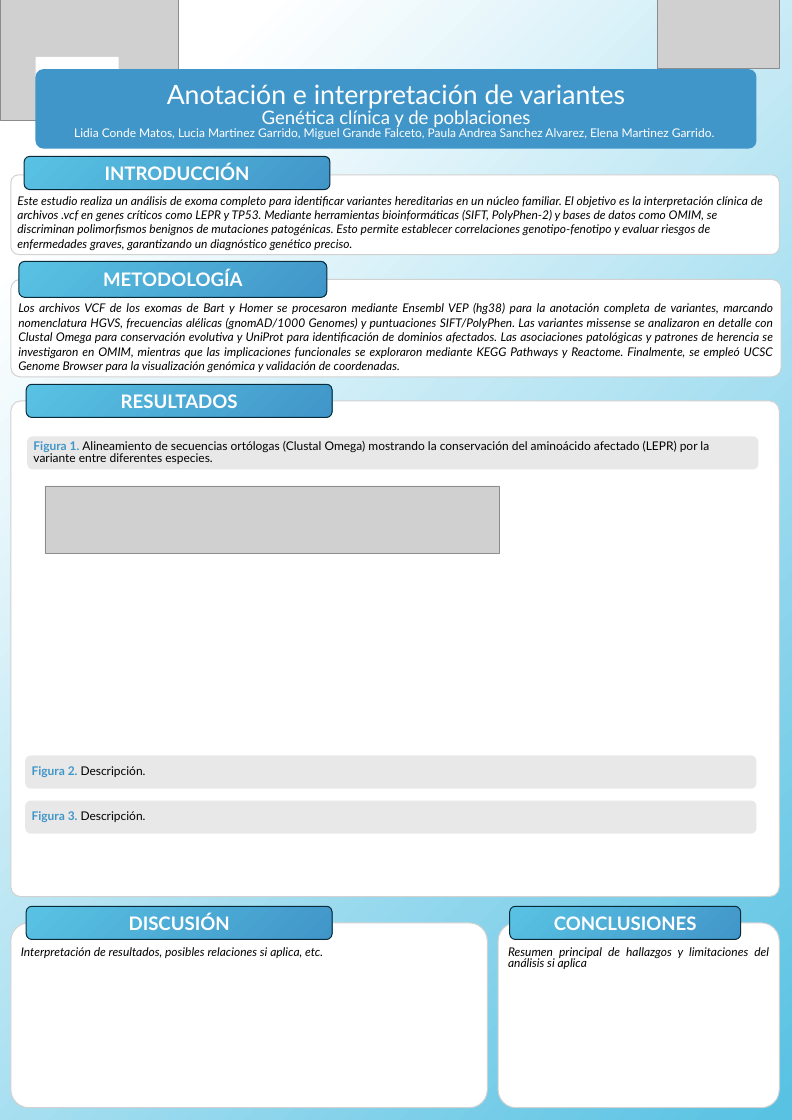
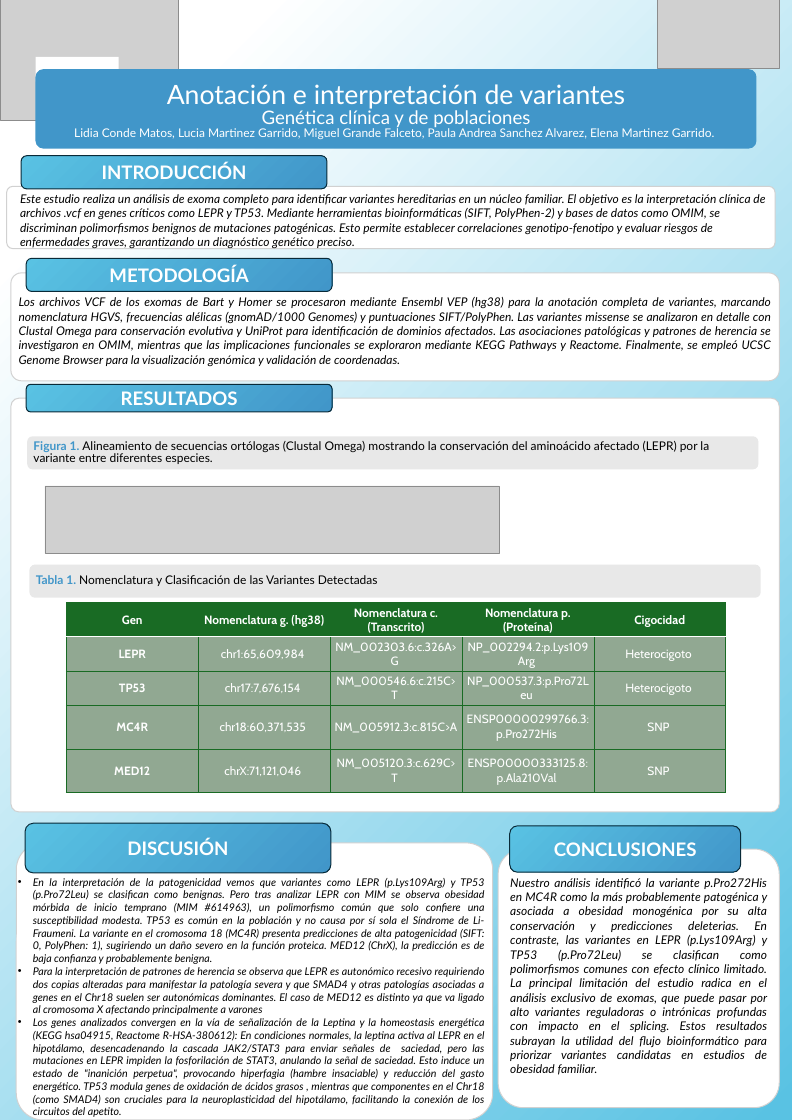
Before and after one commit to luciam99/Genetica-Actividad-3, a slide deck: slide 1 of Plantilla_poster_Bioinfo_4P_UNIR.pptx (slide 3 before the commit). Drawn at 792x1120 pixels with LibreOffice and Linux fonts; fonts in the diff are those of the drawing; grey boxes stand for pictures. Boxes give left, top, right and bottom in pixels: in the first picture for what was removed or moved away, otherwise in the second. Text is boxed around its words. In the diff, an @@ line names an element or a change of style, - is before the commit and + after.

```diff
--- a/Plantilla_poster_Bioinfo_4P_UNIR.pptx
+++ b/Plantilla_poster_Bioinfo_4P_UNIR.pptx
@@ rounded rectangle: place and size @@
-rounded rectangle at [11,175,780,255]
+rounded rectangle at [7,186,775,249]
@@ rounded rectangle "METODOLOGÍA": place and size @@
-rounded rectangle "METODOLOGÍA" at [19,262,327,298]
+rounded rectangle "METODOLOGÍA" at [26,258,332,291]
@@ rounded rectangle "Los archivos VCF de los ...": place and size @@
-rounded rectangle "Los archivos VCF de los ..." at [11,279,781,377]
+rounded rectangle "Los archivos VCF de los ..." at [11,273,780,381]
@@ rounded rectangle "RESULTADOS": place and size @@
-rounded rectangle "RESULTADOS" at [26,384,332,417]
+rounded rectangle "RESULTADOS" at [26,384,332,412]
@@ rounded rectangle: place and size @@
-rounded rectangle at [11,401,780,897]
+rounded rectangle at [11,398,780,812]
@@ rounded rectangle "Tabla 1. Nomenclatura y Clasificación ...": place and size @@
-rounded rectangle "Tabla 1. Nomenclatura y Clasificación ..." at [25,756,757,789]
+rounded rectangle "Tabla 1. Nomenclatura y Clasificación ..." at [29,565,761,598]
@@ text in rounded rectangle at [36,575,378,586]: text changed @@
-Figura 2. Descripción.
+Tabla 1. Nomenclatura y Clasificación de las Variantes Detectadas
@@ table added at [66,603,725,793], 5 rows, 5 columns @@
+Gen | Nomenclatura g. (hg38) | Nomenclatura c. (Transcrito) | Nomenclatura p. (Proteína) | Cigocidad
+LEPR | chr1:65,609,984 | NM_002303.6:c.326A>G | NP_002294.2:p.Lys109Arg | Heterocigoto
+TP53 | chr17:7,676,154 | NM_000546.6:c.215C>T | NP_000537.3:p.Pro72Leu | Heterocigoto
+MC4R | chr18:60,371,535 | NM_005912.3:c.815C>A | ENSP00000299766.3:p.Pro272His | SNP
+MED12 | chrX:71,121,046 | NM_005120.3:c.629C>T | ENSP00000333125.8:p.Ala210Val | SNP
@@ rounded rectangle removed at [25,801,757,834] @@
-Figura 3. Descripción.
@@ rounded rectangle "DISCUSIÓN": place and size @@
-rounded rectangle "DISCUSIÓN" at [26,907,332,940]
+rounded rectangle "DISCUSIÓN" at [25,824,331,873]
@@ rounded rectangle "CONCLUSIONES": place and size @@
-rounded rectangle "CONCLUSIONES" at [510,907,741,940]
+rounded rectangle "CONCLUSIONES" at [510,826,741,872]
@@ rounded rectangle: place and size @@
-rounded rectangle at [11,923,488,1108]
+rounded rectangle at [16,843,493,1120]
@@ rounded rectangle "Nuestro análisis identificó la variante ...": place and size @@
-rounded rectangle "Nuestro análisis identificó la variante ..." at [498,923,780,1108]
+rounded rectangle "Nuestro análisis identificó la variante ..." at [498,849,780,1108]
@@ text added at [33,878,485,1117], 16 pt, text #000000, italic @@
+• En la interpretación de la patogenicidad vemos que variantes como LEPR (p.Lys109Arg) y TP53 (p.Pro72Leu) se clasifican como benignas. Pero tras analizar LEPR con MIM se observa obesidad mórbida de inicio temprano (MIM #614963), un polimorfismo común que solo confiere una susceptibilidad modesta. TP53 es común en la población y no causa por sí sola el Síndrome de Li-Fraumeni. La variante en el cromosoma 18 (MC4R) presenta predicciones de alta patogenicidad (SIFT: 0, PolyPhen: 1), sugiriendo un daño severo en la función proteica. MED12 (ChrX), la predicción es de baja confianza y probablemente benigna.
+• Para la interpretación de patrones de herencia se observa que LEPR es autonómico recesivo requiriendo dos copias alteradas para manifestar la patología severa y que SMAD4 y otras patologías asociadas a genes en el Chr18 suelen ser autonómicas dominantes. El caso de MED12 es distinto ya que va ligado al cromosoma X afectando principalmente a varones
+• Los genes analizados convergen en la vía de señalización de la Leptina y la homeostasis energética (KEGG hsa04915, Reactome R-HSA-380612): En condiciones normales, la leptina activa al LEPR en el hipotálamo, desencadenando la cascada JAK2/STAT3 para enviar señales de saciedad, pero las mutaciones en LEPR impiden la fosforilación de STAT3, anulando la señal de saciedad. Esto induce un estado de "inanición perpetua", provocando hiperfagia (hambre insaciable) y reducción del gasto energético. TP53 modula genes de oxidación de ácidos grasos , mientras que componentes en el Chr18 (como SMAD4) son cruciales para la neuroplasticidad del hipotálamo, facilitando la conexión de los circuitos del apetito.
@@ text in rounded rectangle at [510,878,768,1075]: text changed @@
-Resumen principal de hallazgos y limitaciones del análisis si aplica
+Nuestro análisis identificó la variante p.Pro272His en MC4R como la más probablemente patogénica y asociada a obesidad monogénica por su alta conservación y predicciones deleterias. En contraste, las variantes en LEPR (p.Lys109Arg) y TP53 (p.Pro72Leu) se clasifican como polimorfismos comunes con efecto clínico limitado. La principal limitación del estudio radica en el análisis exclusivo de exomas, que puede pasar por alto variantes reguladoras o intrónicas profundas con impacto en el splicing. Estos resultados subrayan la utilidad del flujo bioinformático para priorizar variantes candidatas en estudios de obesidad familiar.
@@ text in rounded rectangle at [21,947,323,958]: text removed @@
-Interpretación de resultados, posibles relaciones si aplica, etc.
```
Also in this commit, not shown: 1 slide added, 3 slides removed.
